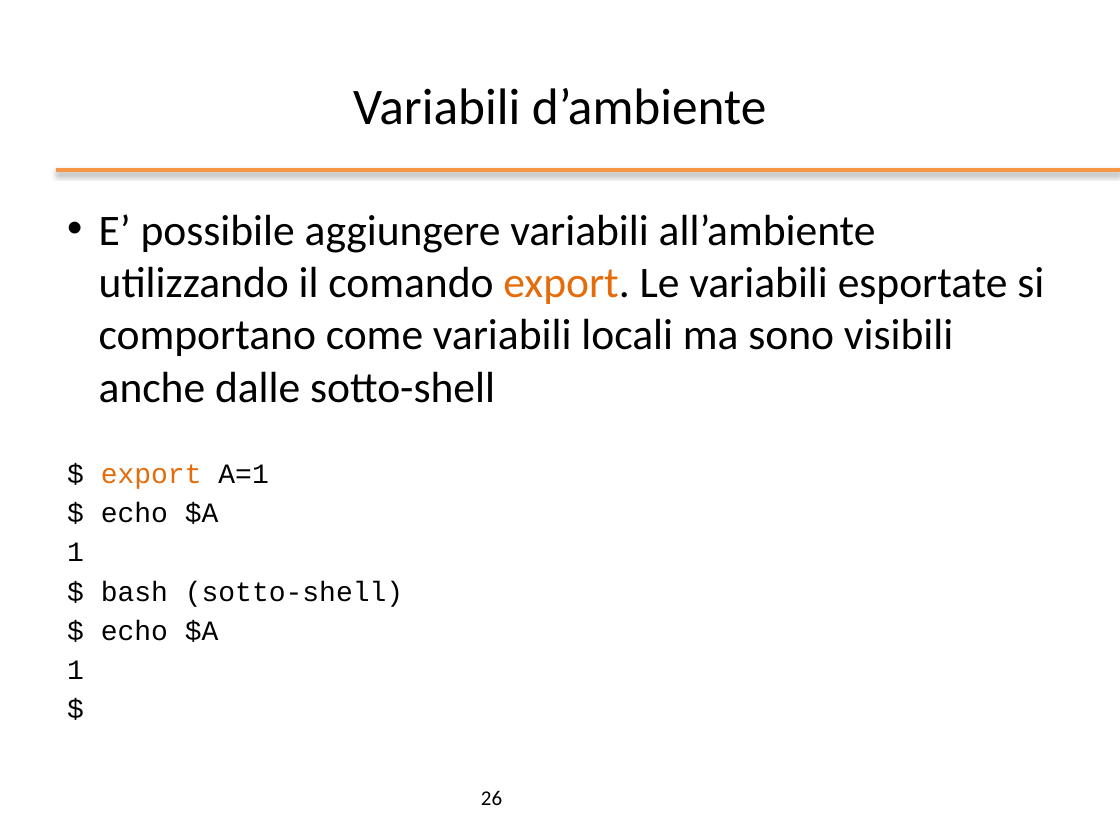
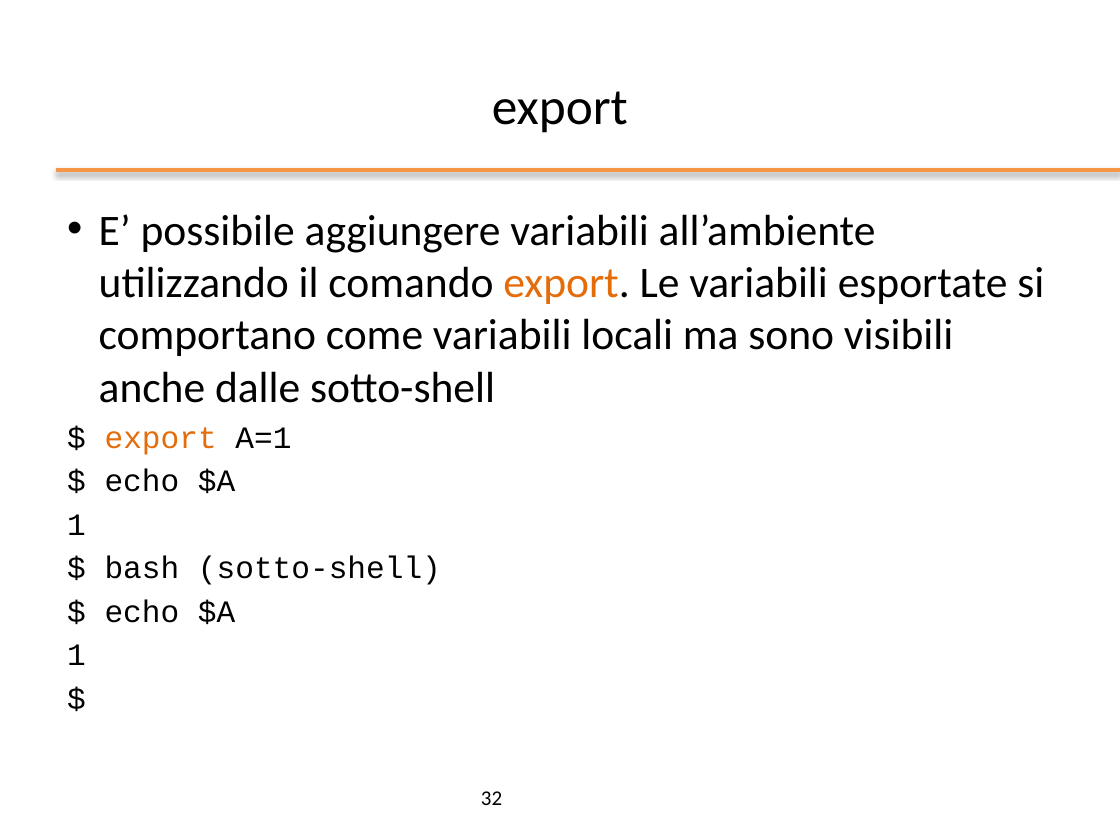
Before and after one commit to nbicocchi/operatingsystemsbsc, a slide deck: slide 32 of slides/ppt/02_Bash Basics.pptx (slide 26 before the commit). Drawn at 1120x840 pixels with LibreOffice and Linux fonts; fonts in the diff are those of the drawing; background and template pictures are left out. Boxes give left, top, right and bottom in pixels: in the first picture for what was removed or moved away, otherwise in the second. Text is boxed around its words. In the diff, an @@ line names an element or a change of style, - is before the commit and + after.

```diff
--- a/slides/ppt/02_Bash Basics.pptx
+++ b/slides/ppt/02_Bash Basics.pptx
@@ title at box(492, 91, 628, 133): text changed @@
-Variabili d’ambiente
+export
@@ text at box(67, 427, 441, 665): size 18 to 20 pt in "$ export A=1", "$ echo $A", "1", "$ bash (sotto-shell)" and 3 more places @@
@@ page number at box(481, 791, 502, 805): text changed @@
-26
+32
```
Also in this commit, not shown: 20 other slides changed, 6 slides added, 3 other files.
